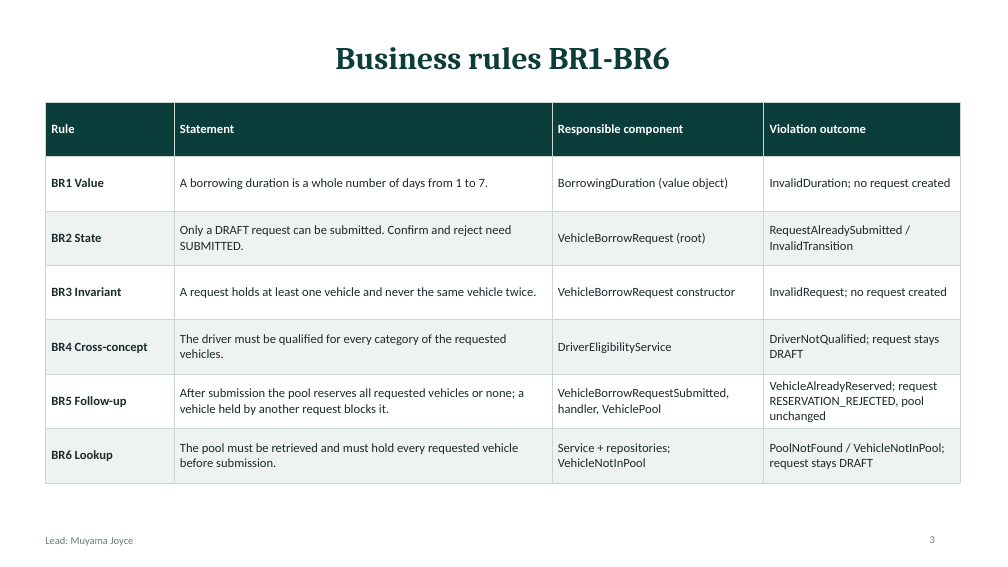
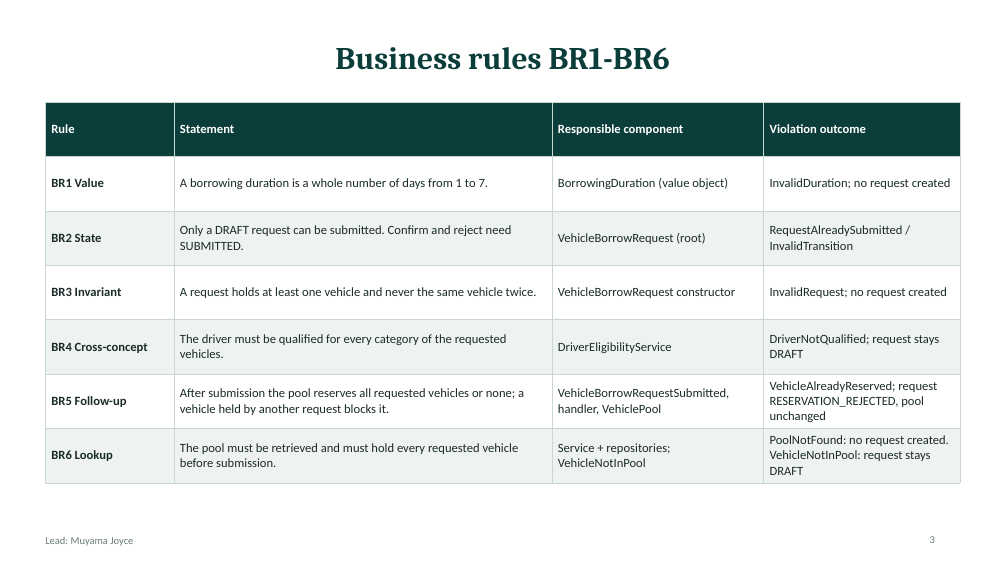
Before and after one commit to kirabo-brian/open-pool-vehicle-borrowing, a slide deck: slide 3 of Open_Pool_Vehicle_Borrowing_Slides.pptx. Drawn at 1008x567 pixels with LibreOffice and Linux fonts; fonts in the diff are those of the drawing. Boxes give left, top, right and bottom in pixels: in the first picture for what was removed or moved away, otherwise in the second. Text is boxed around its words. In the diff, an @@ line names an element or a change of style, - is before the commit and + after.

Commit message:
Replace stale files left by PR #1 and fix slide mismatches
PR #1 added the updated README, T3 test and evidence as "copy" files
beside the old ones. The old T3 test still imported from the repo root,
so only 7 of 8 tests ran. The copies now replace the originals, and
evidence/final_test_run.txt has been regenerated (8 tests, OK).

Slide fixes:
- Slide 8: add the Interface -> Domain dependency the code has
- Slides 9-10: use the real service and handler names
- Slide 3: PoolNotFound creates no request; only VehicleNotInPool
  leaves it in DRAFT
- Slides 4-6: shorter cards plus a rule-mapping strip; body sizes evened

```diff
--- a/Open_Pool_Vehicle_Borrowing_Slides.pptx
+++ b/Open_Pool_Vehicle_Borrowing_Slides.pptx
@@ table at bbox=[45, 102, 960, 479] @@
-row 7, column 4: PoolNotFound / VehicleNotInPool; request stays DRAFT
+row 7, column 4: PoolNotFound: no request created. VehicleNotInPool: request stays DRAFT
```
Also in this commit, not shown: 8 other slides changed, 10 other files.
